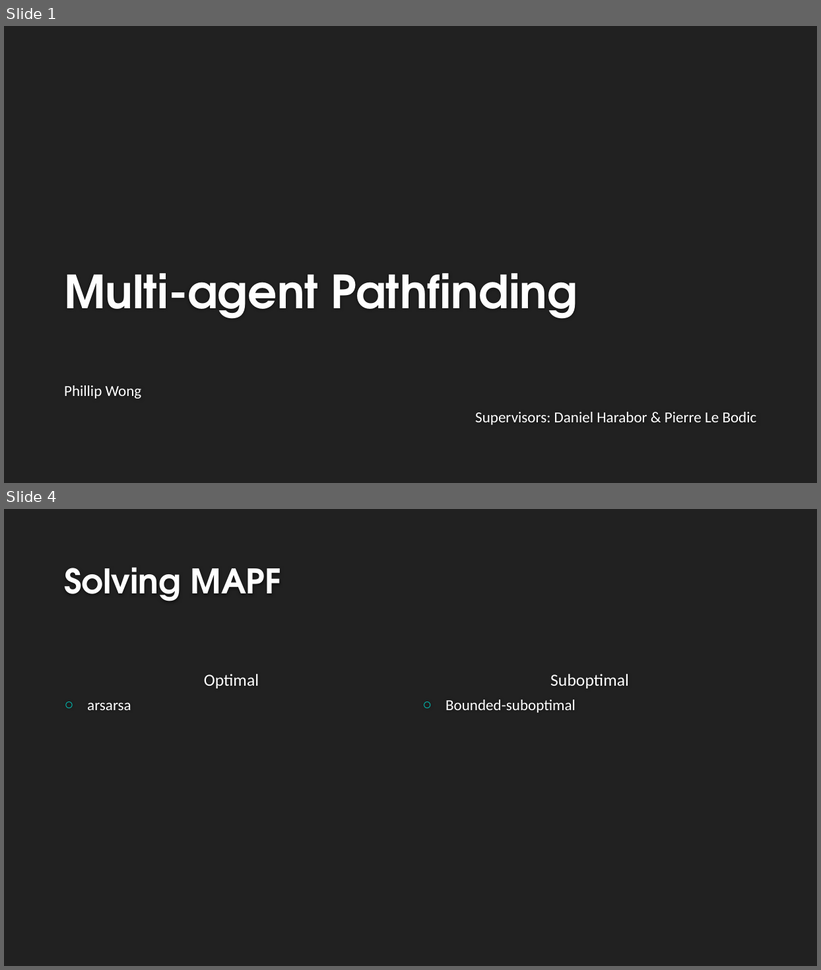
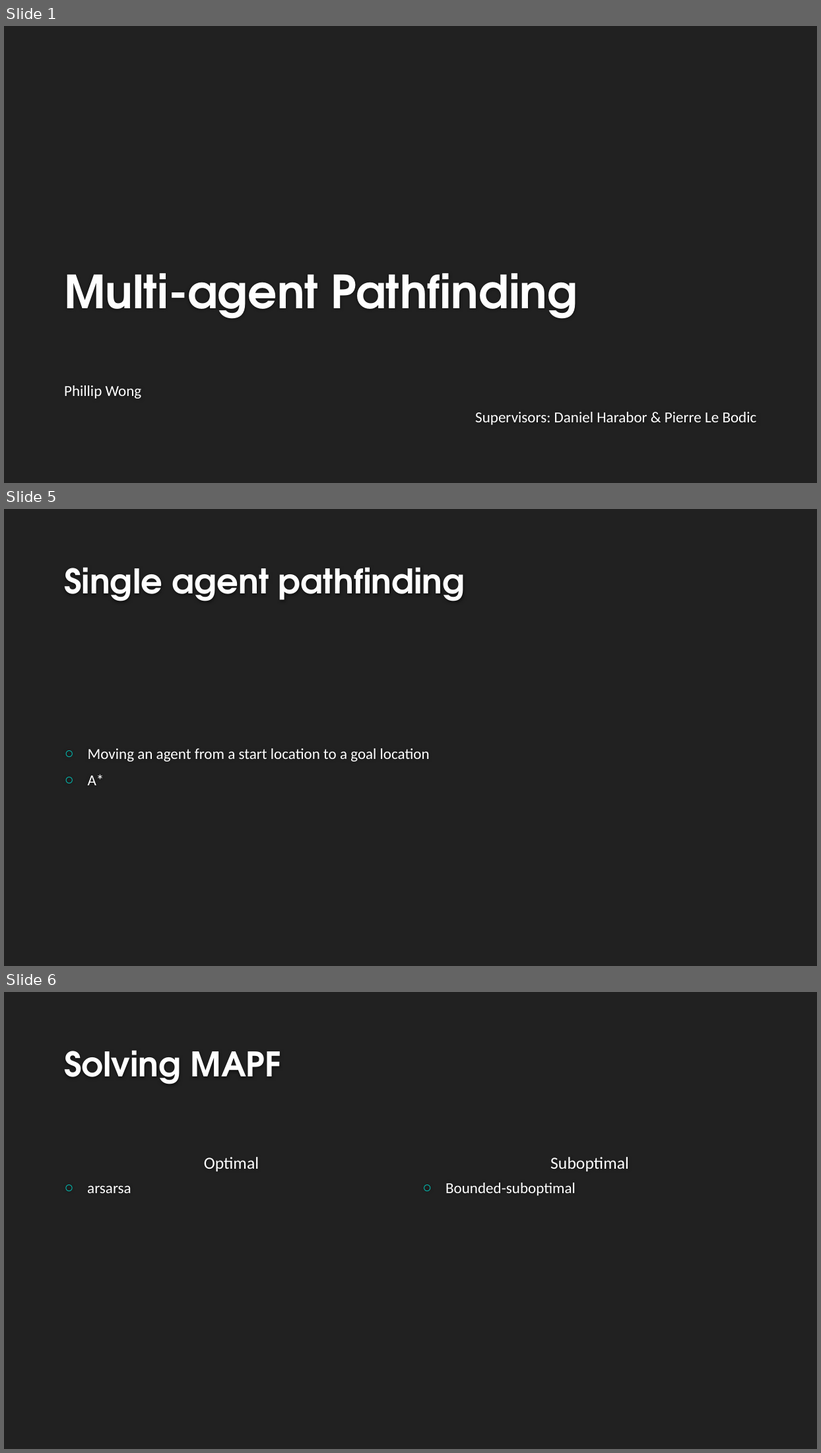
Before and after one commit to VikingDai/Honours-MAPF, a slide deck: Documents/Intermediate Presentation/Intermediate Presentation.pptx. Shown one above the other, each under a label of ours: slides 1 and 4 before the commit, slides 1, 5 and 6 after it; the slides between them are not shown. The pictures are 821x970 and 821x1453 pixels, drawn with LibreOffice and Linux fonts; fonts in the diff are those of the drawing; background and template pictures are left out. Boxes give left, top, right and bottom in pixels: in the first picture for what was removed or moved away, otherwise in the second. Text is boxed around its words. In the diff, an @@ line names an element or a change of style, - is before the commit and + after.

```diff
--- a/Documents/Intermediate Presentation/Intermediate Presentation.pptx
+++ b/Documents/Intermediate Presentation/Intermediate Presentation.pptx
@@ slide 5 added at (x1=4, y1=509, x2=817, y2=966), background #212121 @@
@@ title added at (x1=64, y1=567, x2=465, y2=601), 40 pt, text #FEFEFE, bold @@
+Single agent pathfinding
@@ text added at (x1=88, y1=749, x2=430, y2=786), 18 pt, text #FFFFFF @@
+○ Moving an agent from a start location to a goal location
+○ A*
@@ what was slide 4 is now slide 6 @@
```
Also in this commit, not shown: 2 slides changed, 4 other slides added, 1 slide removed.
